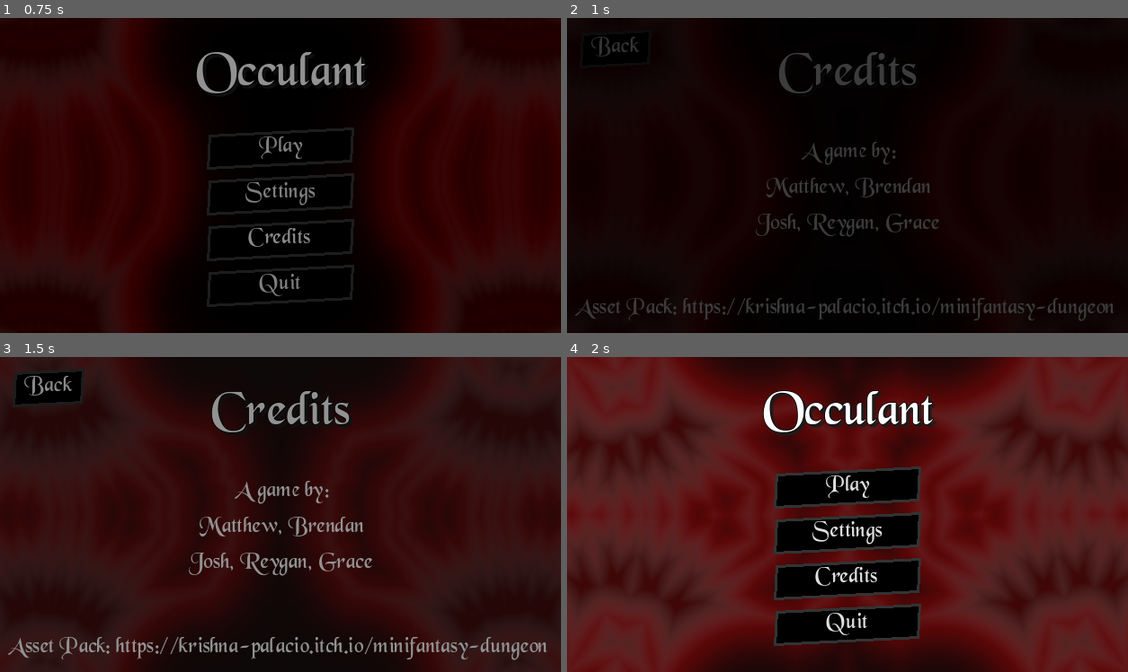
Above: before the commit, frames 1-4 (two rows, left to right).
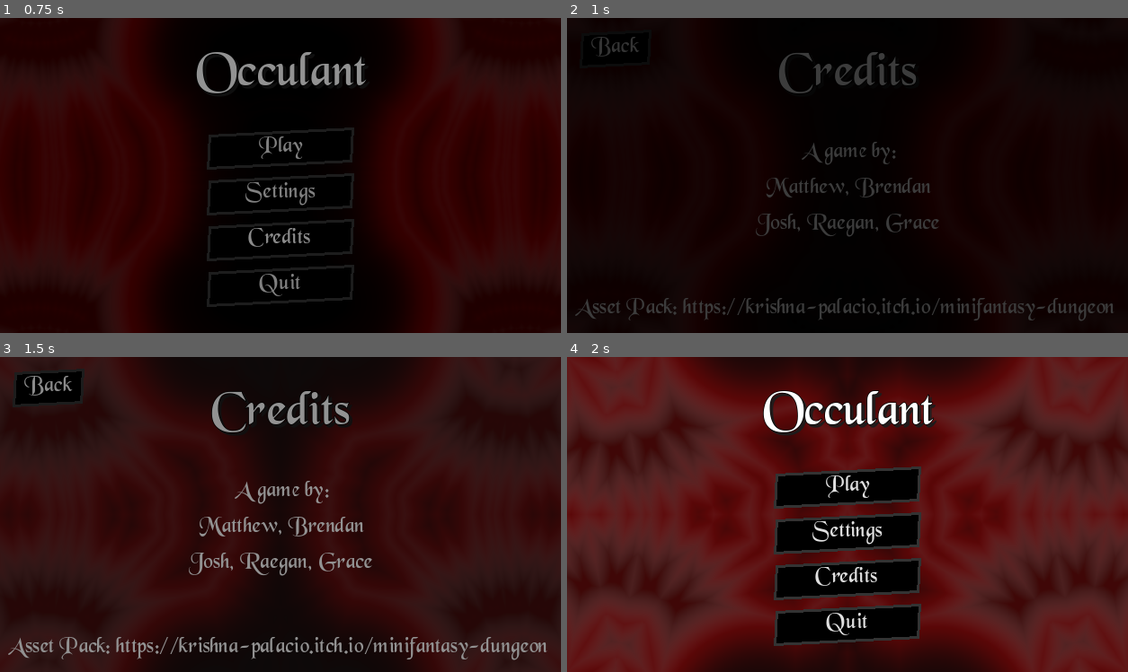
Above: after the commit, the same moments.

Repository: Medow3/Occulant
Game: Godot game, scene res://src/UI/main_menu/main_menu.tscn
Same seed, same stepped clock (60 frames per second), same inputs: the game is played once before the commit and once after it.
Inputs:
- Up to frame 1 (0.75 s): click "Credits" at 0.5 s
- Up to frame 2 (1 s): no input
- Up to frame 3 (1.5 s): click "Back" at 1.25 s
- Up to frame 4 (2 s): no input

Frame 1 is identical in both runs. In frame 2, less than 0.1% of the frame differs, in the area x 46-50%, y 63-70%; in frame 3, 0.1%, in the area x 46-67%, y 63-70%; in frame 4, nothing differs.

Commit message:
Add win screen and lvl5.5

Diff:
--- a/src/UI/main_menu/credits/credits.tscn
+++ b/src/UI/main_menu/credits/credits.tscn
@@ -92,7 +92,7 @@
 theme_override_font_sizes/font_size = 8
 text = "A game by:
 Matthew, Brendan
-Josh, Reygan, Grace
+Josh, Raegan, Grace
 "
 horizontal_alignment = 1
 
--- a/src/puzzle/puzzles/puzzle5.tscn
+++ b/src/puzzle/puzzles/puzzle5.tscn
@@ -38,4 +38,4 @@
 
 [node name="GoToNextPuzzle" parent="." instance=ExtResource("4_8chod")]
 position = Vector2(111, 20)
-next_puzzle_path = "res://src/puzzle/puzzles/puzzle6.tscn"
+next_puzzle_path = "res://src/puzzle/puzzles/puzzle5_5.tscn"
--- a/src/puzzle/puzzles/puzzleB.tscn
+++ b/src/puzzle/puzzles/puzzle5_5.tscn
@@ -36,6 +36,6 @@
 color = Color(0, 0, 0, 0.278431)
 polygon = PackedVector2Array(-569, -518, 857, -522, 855, 783, -561, 758)
 
-[node name="GoToNextPuzzle" parent="." instance=ExtResource("4_dnfih")]
+[node name="GoToNextPuzzle" parent="." instance=ExtResource("4_p2fkb")]
 position = Vector2(128, 12)
-next_puzzle_path = "res://src/puzzle/puzzles/puzzle3.tscn"
+next_puzzle_path = "res://src/puzzle/puzzles/puzzle6.tscn"
--- a/src/puzzle/puzzles/puzzle8.tscn
+++ b/src/puzzle/puzzles/puzzle8.tscn
@@ -38,4 +38,4 @@
 
 [node name="GoToNextPuzzle" parent="." instance=ExtResource("4_ea6o0")]
 position = Vector2(120, 12)
-next_puzzle_path = "res://src/puzzle/puzzles/puzzle3.tscn"
+next_puzzle_path = "res://src/puzzle/puzzles/puzzle9.tscn"
--- a/src/puzzle/puzzles/puzzle9.tscn
+++ b/src/puzzle/puzzles/puzzle9.tscn
@@ -33,3 +33,7 @@
 [node name="GoToNextPuzzle" parent="." instance=ExtResource("4_61t7g")]
 position = Vector2(120, 12)
 next_puzzle_path = "res://src/puzzle/puzzles/puzzle10.tscn"
+
+[connection signal="body_entered" from="TileMap/MirrorItem" to="TileMap/MirrorItem" method="_on_body_entered"]
+[connection signal="body_entered" from="TileMap/@Area2D@60585" to="TileMap/@Area2D@60585" method="_on_body_entered"]
+[connection signal="body_entered" from="TileMap/@Area2D@60586" to="TileMap/@Area2D@60586" method="_on_body_entered"]
--- /dev/null
+++ b/src/puzzle/win.gd
@@ -0,0 +1,6 @@
+extends Control
+
+
+
+func _on_back_pressed():
+	Fade.fade_and_change_scene("res://src/UI/main_menu/main_menu.tscn")
--- /dev/null
+++ b/src/puzzle/win.tscn
@@ -0,0 +1,82 @@
+[gd_scene load_steps=9 format=3 uid="uid://4rt23fah5ob7"]
+
+[ext_resource type="Script" path="res://src/puzzle/win.gd" id="1_knctk"]
+[ext_resource type="Shader" path="res://src/UI/main_menu/main_menu.gdshader" id="2_587df"]
+[ext_resource type="Texture2D" uid="uid://c6bhpoq7jmbfj" path="res://assets/art/white_square.png" id="3_2gu7a"]
+[ext_resource type="FontFile" uid="uid://mu7uis4wp445" path="res://assets/fonts/13487095304649/BLKCHCRY.TTF" id="4_rmog8"]
+[ext_resource type="StyleBox" path="res://src/resources/button_normal_style_box_flat.tres" id="5_mqolf"]
+[ext_resource type="StyleBox" path="res://src/resources/button_hover_style_box_flat.tres" id="6_lcfdx"]
+[ext_resource type="Script" path="res://src/UI/button_click.gd" id="7_q0o31"]
+
+[sub_resource type="ShaderMaterial" id="ShaderMaterial_odbe4"]
+shader = ExtResource("2_587df")
+shader_parameter/color_a = Color(0.501961, 0, 0, 1)
+shader_parameter/color_b = Color(0.188235, 0.188235, 0.188235, 1)
+shader_parameter/color_c = Color(1, 1, 1, 1)
+shader_parameter/color_d = Color(0.211765, 0, 0.00392157, 1)
+shader_parameter/iterations = 10
+shader_parameter/speed = 1.0
+shader_parameter/zoom = 1.0
+shader_parameter/subtract = 0.5
+shader_parameter/multiply = 1.1
+
+[node name="win" type="Control"]
+layout_mode = 3
+anchors_preset = 15
+anchor_right = 1.0
+anchor_bottom = 1.0
+grow_horizontal = 2
+grow_vertical = 2
+script = ExtResource("1_knctk")
+
+[node name="TextureRect" type="TextureRect" parent="."]
+material = SubResource("ShaderMaterial_odbe4")
+layout_mode = 1
+anchors_preset = 15
+anchor_right = 1.0
+anchor_bottom = 1.0
+grow_horizontal = 2
+grow_vertical = 2
+texture = ExtResource("3_2gu7a")
+
+[node name="title" type="Label" parent="."]
+layout_mode = 1
+anchors_preset = 8
+anchor_left = 0.5
+anchor_top = 0.5
+anchor_right = 0.5
+anchor_bottom = 0.5
+offset_left = -72.0
+offset_top = -24.5
+offset_right = 72.0
+offset_bottom = 24.5
+grow_horizontal = 2
+grow_vertical = 2
+theme_override_colors/font_color = Color(1, 1, 1, 1)
+theme_override_colors/font_shadow_color = Color(0.109804, 0.109804, 0.109804, 0.878431)
+theme_override_colors/font_outline_color = Color(0, 0, 0, 1)
+theme_override_constants/shadow_offset_x = 1
+theme_override_constants/shadow_offset_y = 1
+theme_override_constants/outline_size = 1
+theme_override_fonts/font = ExtResource("4_rmog8")
+theme_override_font_sizes/font_size = 18
+text = "You Win
+Thanks for Playing!"
+horizontal_alignment = 1
+
+[node name="back" type="Button" parent="."]
+layout_mode = 1
+offset_left = 5.0
+offset_top = 5.0
+offset_right = 54.0
+offset_bottom = 18.0
+theme_override_fonts/font = ExtResource("4_rmog8")
+theme_override_font_sizes/font_size = 8
+theme_override_styles/normal = ExtResource("5_mqolf")
+theme_override_styles/hover = ExtResource("6_lcfdx")
+theme_override_styles/pressed = ExtResource("5_mqolf")
+theme_override_styles/focus = ExtResource("5_mqolf")
+text = "Main Menu"
+script = ExtResource("7_q0o31")
+
+[connection signal="pressed" from="back" to="." method="_on_back_pressed"]
Not shown, changed: src/puzzle/puzzles/puzzle11.tscn
Not shown: 1 places in src/puzzle/puzzles/puzzle3_5.tscn that only renumber resources
Not shown: 1 places in src/puzzle/puzzles/puzzle5.tscn that only renumber resources
Not shown: 2 places in src/puzzle/puzzles/puzzle5_5.tscn that only renumber resources
Not shown: 1 places in src/puzzle/puzzles/puzzle6.tscn that only renumber resources
Not shown: 1 places in src/puzzle/puzzles/puzzle7.tscn that only renumber resources
Not shown: 1 places in src/puzzle/puzzles/puzzle8.tscn that only renumber resources
